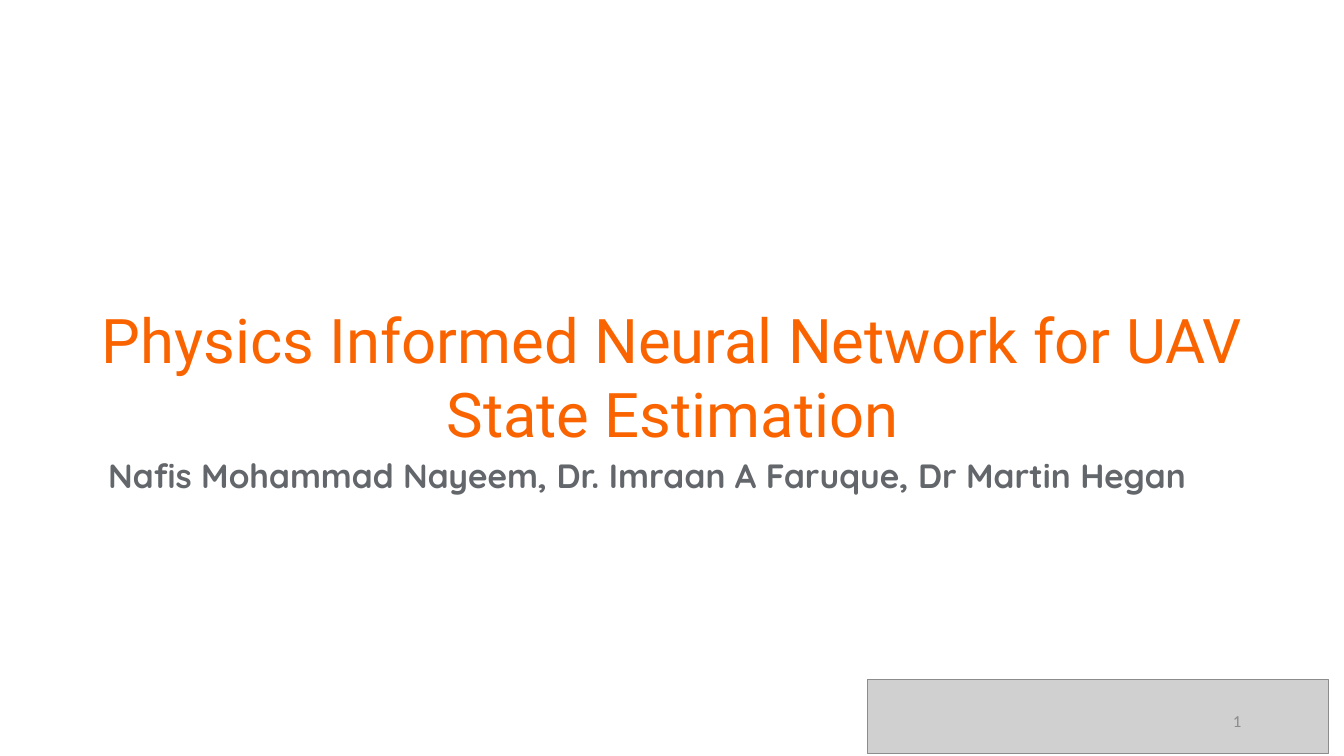
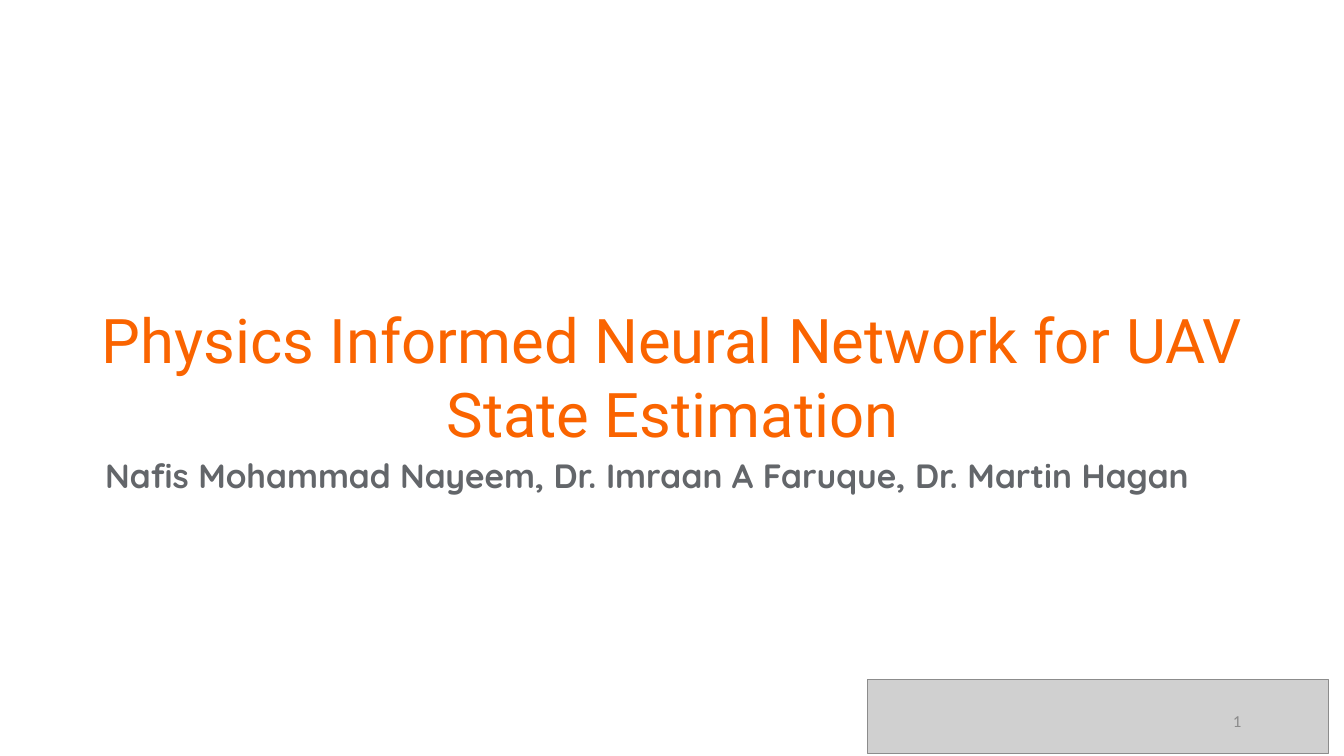
Before and after one commit to nafisnayeem/Final-Project-Nafis, a slide deck: slide 1 of Final Presentation/Final Presentation.pptx. Drawn at 1344x756 pixels with LibreOffice and Linux fonts; fonts in the diff are those of the drawing; grey boxes stand for pictures; background and template pictures are left out. Boxes give left, top, right and bottom in pixels: in the first picture for what was removed or moved away, otherwise in the second. Text is boxed around its words. In the diff, an @@ line names an element or a change of style, - is before the commit and + after.

Commit message:
Upload slides

```diff
--- a/Final Presentation/Final Presentation.pptx
+++ b/Final Presentation/Final Presentation.pptx
@@ text at <box>105,463,1189,495</box>: text changed @@
-Nafis Mohammad Nayeem, Dr. Imraan A Faruque, Dr Martin Hegan
+Nafis Mohammad Nayeem, Dr. Imraan A Faruque, Dr. Martin Hagan
```
Also in this commit, not shown: 1 other slide changed, 1 other file.
